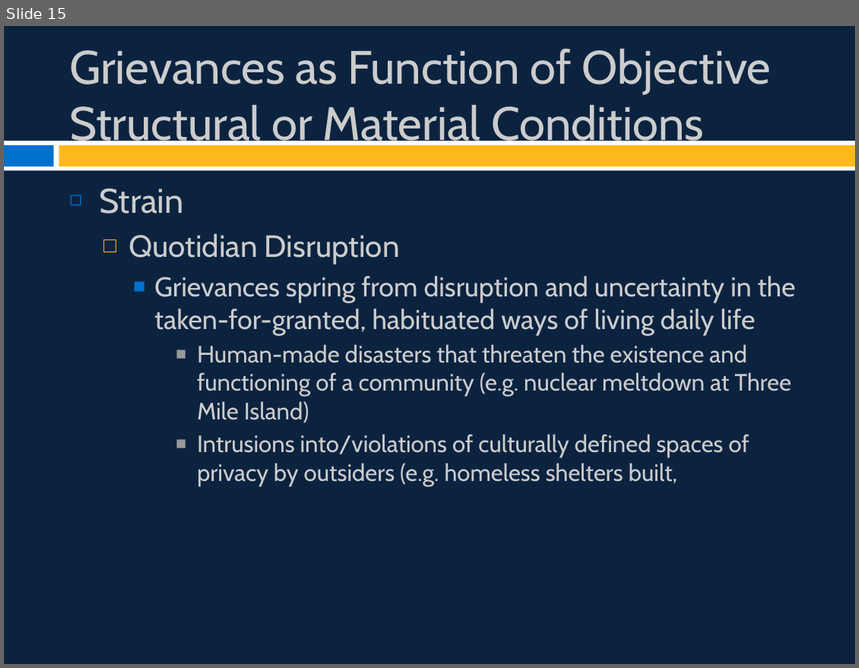
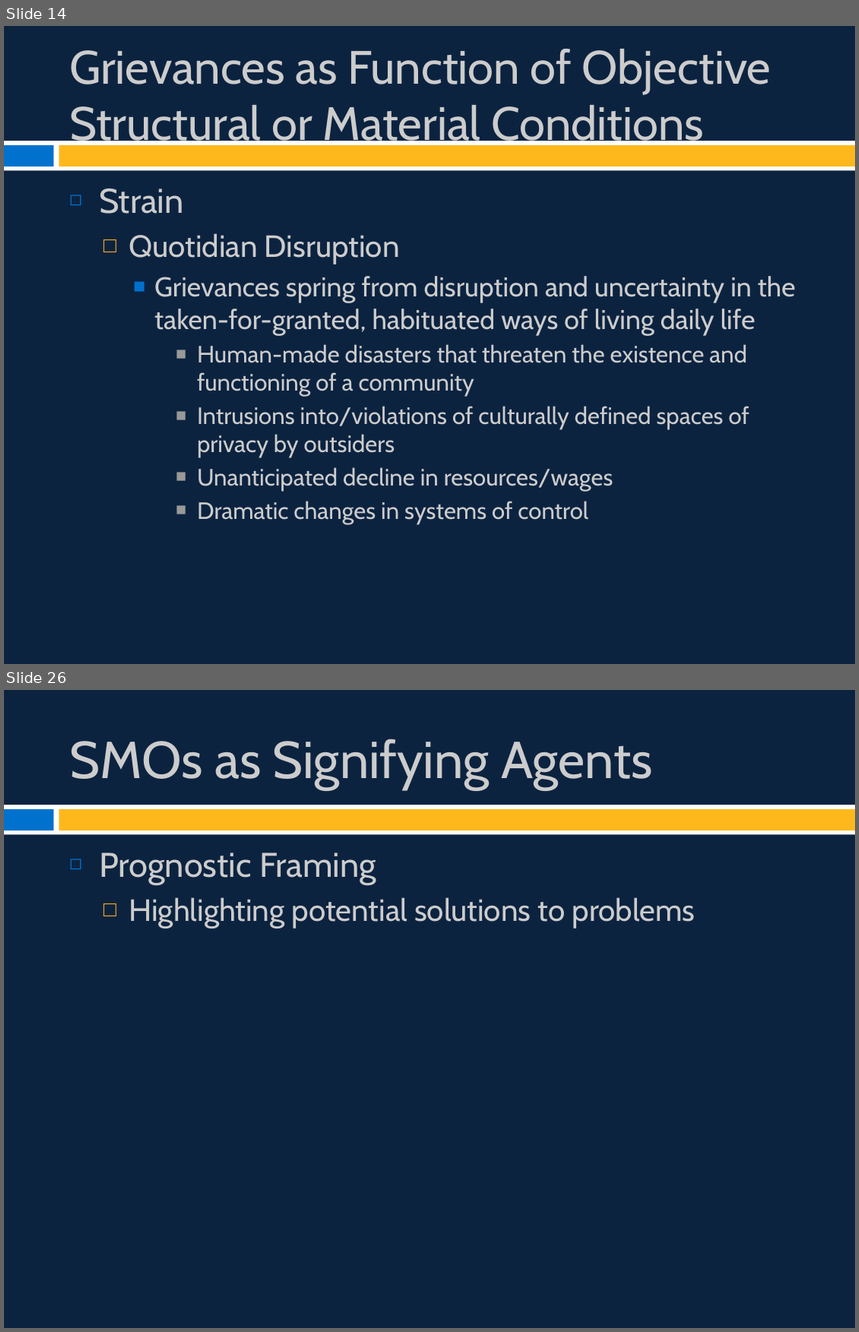
Before and after one commit to burrelvannjr/movements_csuf, a slide deck: ppts/Chapter 2 Slides.pptx. Shown one above the other, each under a label of ours: slide 15 before the commit, slides 14 and 26 after it; the slides between them are not shown. The pictures are 859x668 and 859x1332 pixels, drawn with LibreOffice and Linux fonts; fonts in the diff are those of the drawing. Boxes give left, top, right and bottom in pixels: in the first picture for what was removed or moved away, otherwise in the second. Text is boxed around its words. In the diff, an @@ line names an element or a change of style, - is before the commit and + after.

```diff
--- a/ppts/Chapter 2 Slides.pptx
+++ b/ppts/Chapter 2 Slides.pptx
@@ slide 26 added at (x1=4, y1=690, x2=855, y2=1328), background #0C2340; not listed: 3 template elements that a slide beside it also shows @@
@@ title added at (x1=69, y1=739, x2=653, y2=790), 44 pt, text #CCCCCC @@
+SMOs as Signifying Agents
@@ text added at (x1=99, y1=853, x2=696, y2=929), 26 pt, text #CCCCCC @@
+◻ Prognostic Framing
+  □ Highlighting potential solutions to problems
@@ what was slide 15 is now slide 14 @@
@@ slide 14 changed as well @@
@@ text at (x1=197, y1=344, x2=750, y2=525): text changed @@
-      ■ Human-made disasters that threaten the existence and functioning of a community (e.g. nuclear meltdown at Three Mile Island)
-      ■ Intrusions into/violations of culturally defined spaces of privacy by outsiders (e.g. homeless shelters built,
+      ■ Human-made disasters that threaten the existence and functioning of a community
+      ■ Intrusions into/violations of culturally defined spaces of privacy by outsiders
+      ■ Unanticipated decline in resources/wages
+      ■ Dramatic changes in systems of control
```
Also in this commit, not shown: 5 other slides changed, 12 other slides added, 1 slide removed, 42 other files.
